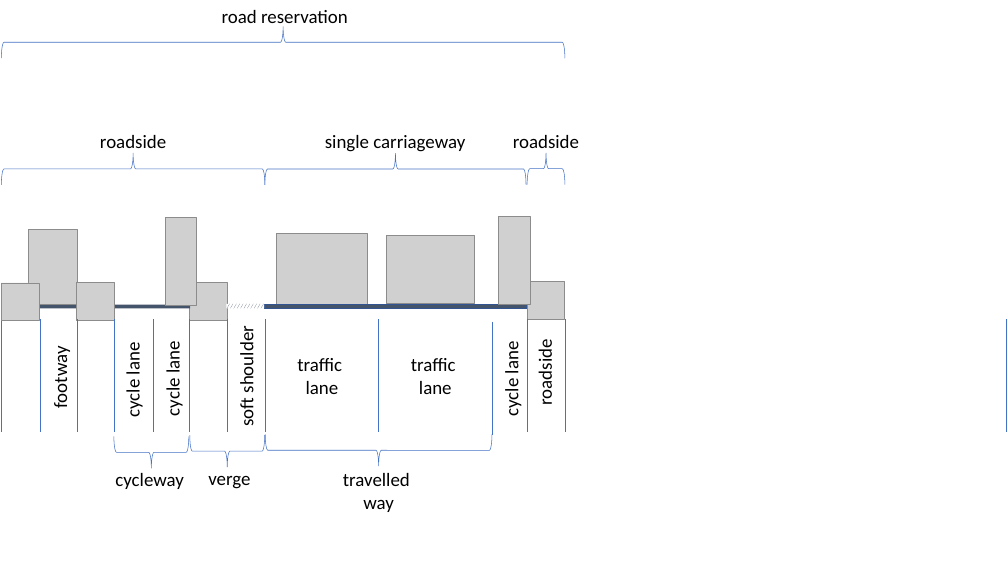
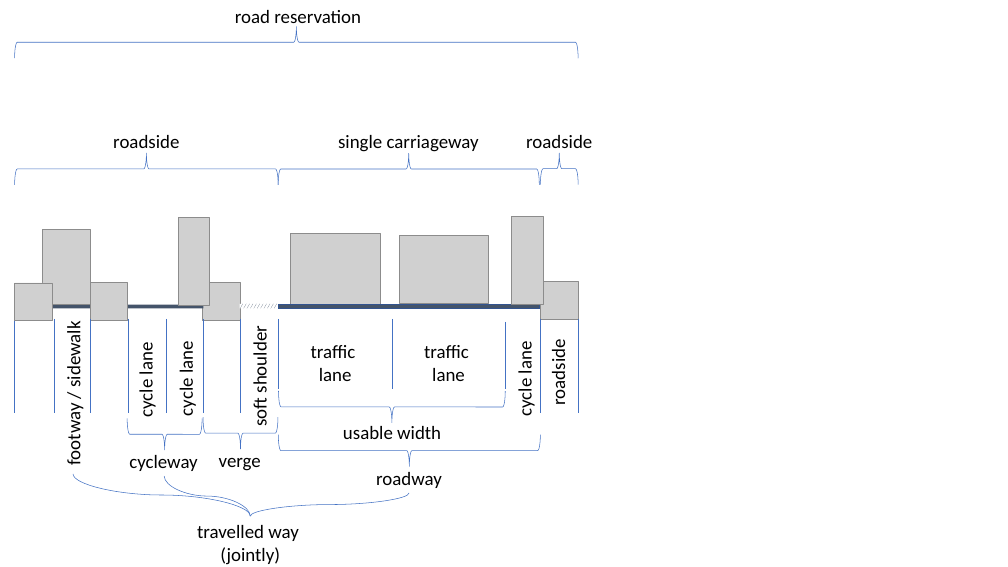
Before and after one commit to ISO-TC204/iso14812, a slide deck: slide 2 of pics.pptx. Drawn at 1008x567 pixels with LibreOffice and Linux fonts; fonts in the diff are those of the drawing; grey boxes stand for pictures. Boxes give left, top, right and bottom in pixels: in the first picture for what was removed or moved away, otherwise in the second. Text is boxed around its words. In the diff, an @@ line names an element or a change of style, - is before the commit and + after.

```diff
--- a/pics.pptx
+++ b/pics.pptx
@@ text "single carriageway": place and size @@
-text "single carriageway" at bbox=[325, 135, 465, 152]
+text "single carriageway" at bbox=[338, 135, 479, 152]
@@ 8 pictures, 8 texts, 4 right braces, 4 rectangles: place and size @@
-8 pictures, 8 texts, 4 right braces, 4 rectangles at bbox=[1, 10, 579, 425]
+8 pictures, 8 texts, 4 right braces, 4 rectangles at bbox=[14, 10, 592, 425]
@@ picture: place and size @@
-picture at bbox=[2, 283, 39, 321]
+picture at bbox=[14, 283, 52, 321]
@@ line moved from (2, 319) - (2, 433) to (14, 319) - (14, 414) @@
@@ line moved from (41, 319) - (41, 433) to (54, 319) - (54, 414) @@
@@ text at bbox=[62, 327, 85, 463]: text changed @@
-footway
+footway / sidewalk
@@ line moved from (77, 319) - (77, 433) to (90, 319) - (90, 414) @@
@@ line moved from (115, 319) - (115, 433) to (128, 319) - (128, 414) @@
@@ line moved from (154, 319) - (154, 433) to (166, 319) - (166, 414) @@
@@ line moved from (190, 319) - (190, 433) to (203, 319) - (203, 414) @@
@@ line moved from (228, 319) - (228, 433) to (240, 319) - (240, 414) @@
@@ line moved from (265, 319) - (265, 433) to (278, 319) - (278, 389) @@
@@ line moved from (379, 319) - (379, 433) to (392, 319) - (392, 389) @@
@@ line moved from (492, 322) - (492, 436) to (506, 322) - (506, 389) @@
@@ line moved from (527, 319) - (527, 433) to (541, 319) - (541, 414) @@
@@ line moved from (565, 319) - (565, 433) to (578, 319) - (578, 414) @@
@@ line removed from (1006, 319) to (1006, 433) @@
@@ text "traffic": place and size @@
-text "traffic" at bbox=[297, 358, 342, 394]
+text "traffic" at bbox=[311, 345, 356, 381]
@@ text "traffic": place and size @@
-text "traffic" at bbox=[411, 358, 456, 394]
+text "traffic" at bbox=[424, 345, 469, 381]
@@ 2 right braces, 1 text: place and size @@
-2 right braces, 1 text at bbox=[114, 435, 264, 489]
+2 right braces, 1 text at bbox=[127, 417, 278, 471]
@@ right brace: place and size @@
-right brace at bbox=[265, 435, 492, 467]
+right brace at bbox=[278, 391, 505, 423]
@@ text "verge": place and size @@
-text "verge" at bbox=[208, 476, 250, 489]
+text "verge" at bbox=[219, 458, 261, 471]
@@ right brace added at bbox=[278, 435, 540, 467], outline #4472C4 0.5 pt @@
@@ text added at bbox=[343, 426, 441, 439], 18 pt, text #000000 @@
+usable width
@@ curved line added from (250, 516) to (73, 474), #4472C4 0.5 pt @@
@@ curved line added from (164, 476) to (250, 516), #4472C4 0.5 pt @@
@@ text added at bbox=[376, 472, 442, 488], 18 pt, text #000000 @@
+roadway
@@ curved line added from (409, 493) to (250, 516), #4472C4 0.5 pt @@
@@ text at bbox=[197, 525, 299, 565]: text changed @@
-travelled
-way
+travelled way
+(jointly)
```
Also in this commit, not shown: 1 other slide changed, 5 other files.
